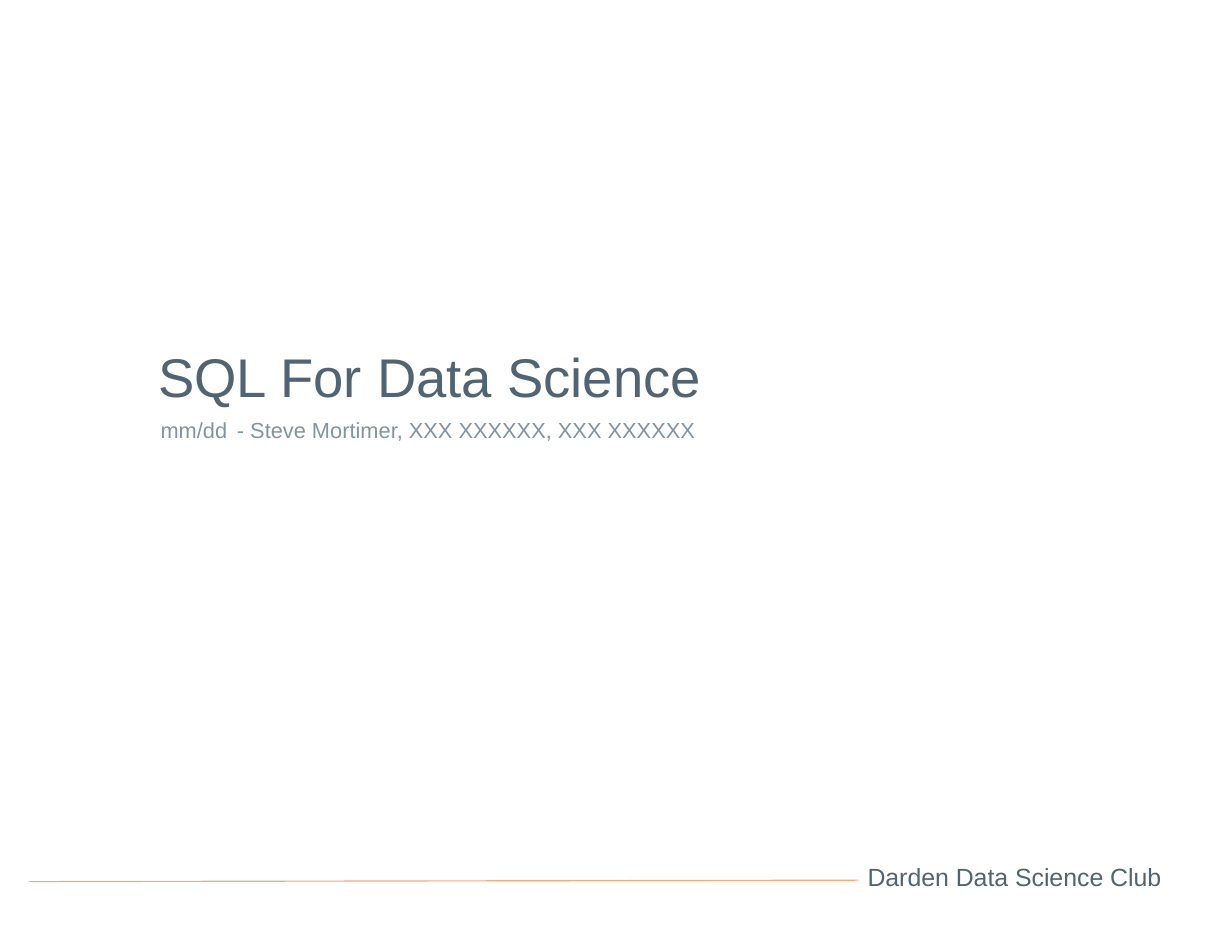
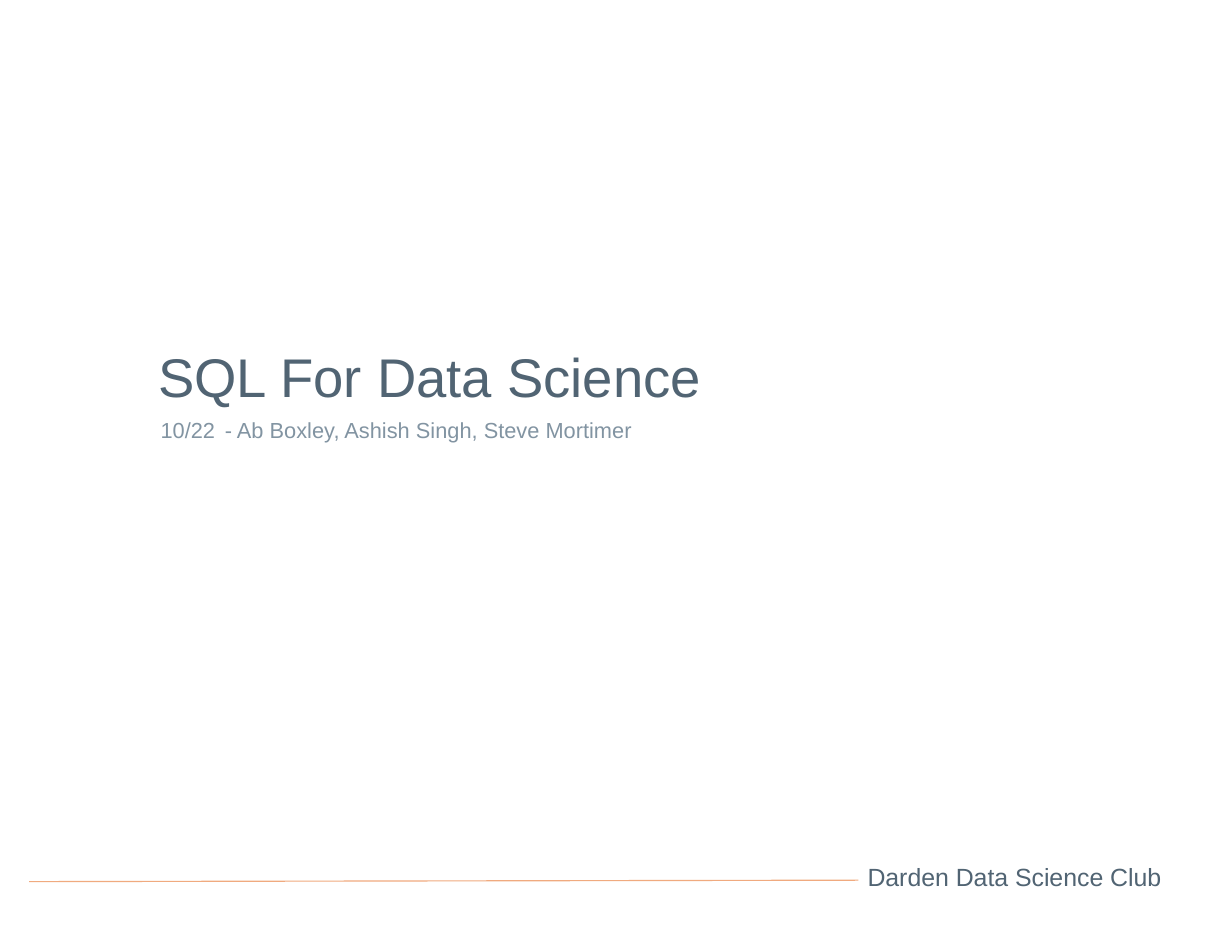
Before and after one commit to DardenDSC/club-resources, a slide deck: slide 1 of presentations/sql-for-data-science/sql-for-data-science.pptx. Drawn at 1232x952 pixels with LibreOffice and Linux fonts; fonts in the diff are those of the drawing; background and template pictures are left out. Boxes give left, top, right and bottom in pixels: in the first picture for what was removed or moved away, otherwise in the second. Text is boxed around its words. In the diff, an @@ line names an element or a change of style, - is before the commit and + after.

```diff
--- a/presentations/sql-for-data-science/sql-for-data-science.pptx
+++ b/presentations/sql-for-data-science/sql-for-data-science.pptx
@@ text at [161, 422, 632, 443]: text changed @@
-mm/dd - Steve Mortimer, XXX XXXXXX, XXX XXXXXX
+10/22 - Ab Boxley, Ashish Singh, Steve Mortimer
```
Also in this commit, not shown: 2 other slides changed, 1 other file.
